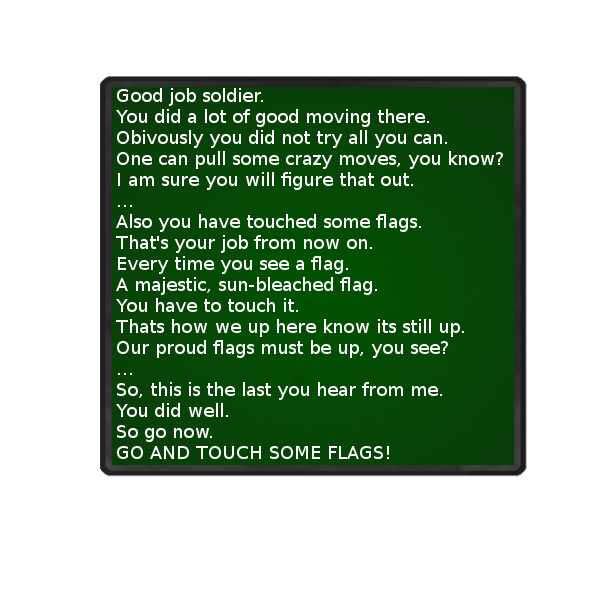
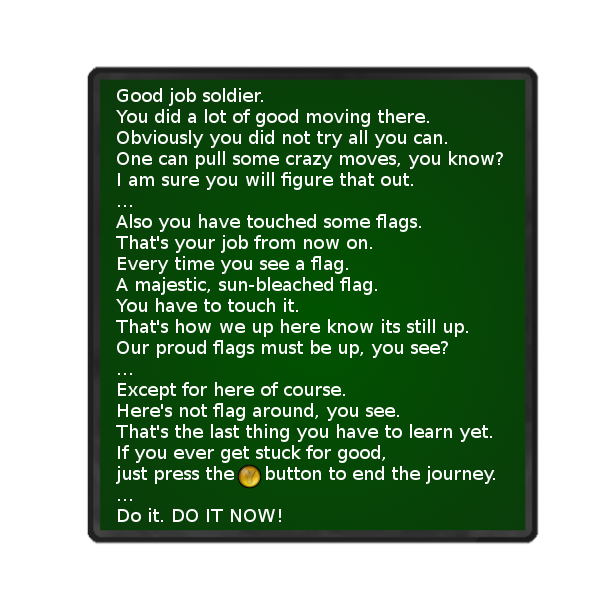
Revision of a layered w=600, h=600 image; what changed, layer by layer:
added layer "xboxControllerButtonY.tga" above "Good job soldier. ..." over box(237, 464, 262, 489)
painted on "Good job soldier. ..." over box(116, 130, 495, 522)
painted on "Background" over box(86, 66, 539, 545)
